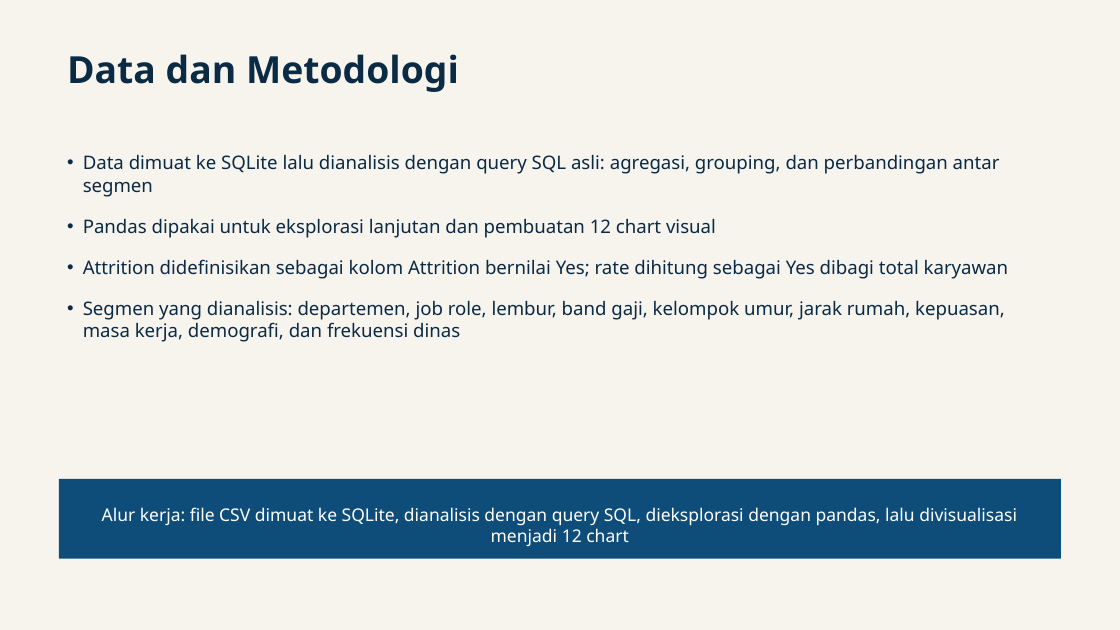
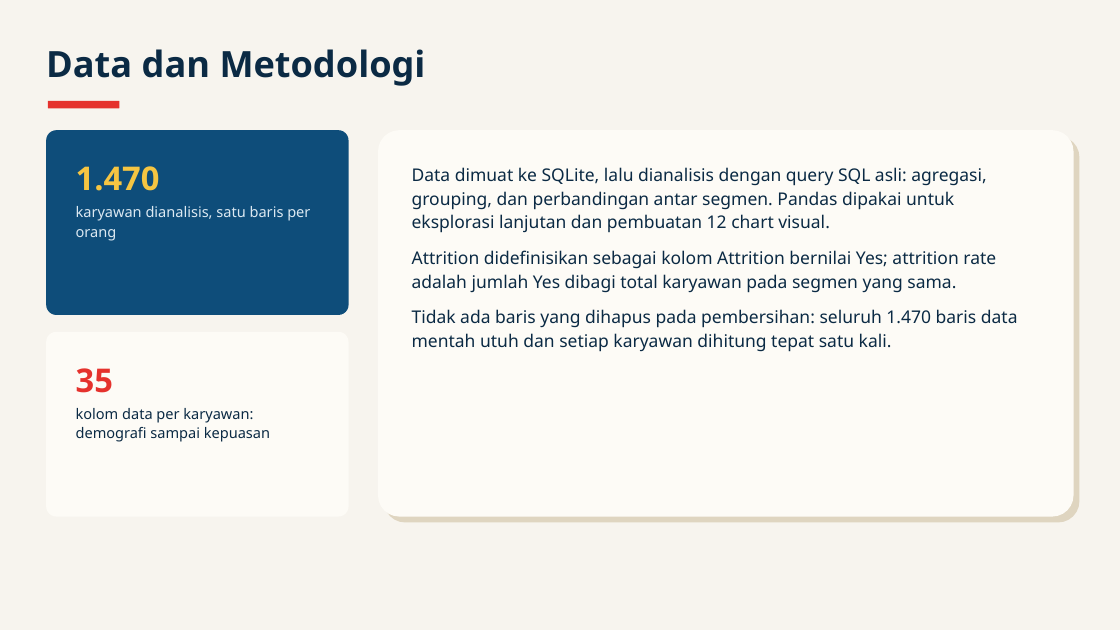
Before and after one commit to baghizash/ibm-hr-attrition-people-analytics, a slide deck: slide 3 of Portofolio-Analisis-HR-Attrition.pptx. Drawn at 1120x630 pixels with LibreOffice and Linux fonts; fonts in the diff are those of the drawing. Boxes give left, top, right and bottom in pixels: in the first picture for what was removed or moved away, otherwise in the second. Text is boxed around its words. In the diff, an @@ line names an element or a change of style, - is before the commit and + after.

```diff
--- a/Portofolio-Analisis-HR-Attrition.pptx
+++ b/Portofolio-Analisis-HR-Attrition.pptx
@@ text "Data dan Metodologi": place and size @@
-text "Data dan Metodologi" at [67, 54, 459, 92]
+text "Data dan Metodologi" at [46, 49, 426, 86]
@@ text "Data dan Metodologi" at [46, 49, 426, 86]: size 32 to 31 pt; line spacing 1 to 1.13; less space between paragraphs @@
@@ rounded rectangle added at [48, 101, 119, 108], fill #E5322D @@
@@ rounded rectangle added at [46, 130, 349, 315], fill #0E4D7A @@
@@ rounded rectangle added at [378, 130, 1074, 517], fill #FDFBF6 @@
@@ rounded rectangle added at [384, 136, 1080, 523], fill #DFD5C0 @@
@@ text added at [76, 166, 310, 241], 12.5 pt, text #DCE9F2 @@
+1.470
+karyawan dianalisis, satu baris per orang
@@ text at [412, 167, 1018, 352]: text changed; size 16 to 15 pt @@
-• Data dimuat ke SQLite lalu dianalisis dengan query SQL asli: agregasi, grouping, dan perbandingan antar segmen
-• Pandas dipakai untuk eksplorasi lanjutan dan pembuatan 12 chart visual
-• Attrition didefinisikan sebagai kolom Attrition bernilai Yes; rate dihitung sebagai Yes dibagi total karyawan
-• Segmen yang dianalisis: departemen, job role, lembur, band gaji, kelompok umur, jarak rumah, kepuasan, masa kerja, demografi, dan frekuensi dinas
+Data dimuat ke SQLite, lalu dianalisis dengan query SQL asli: agregasi, grouping, dan perbandingan antar segmen. Pandas dipakai untuk eksplorasi lanjutan dan pembuatan 12 chart visual.
+Attrition didefinisikan sebagai kolom Attrition bernilai Yes; attrition rate adalah jumlah Yes dibagi total karyawan pada segmen yang sama.
+Tidak ada baris yang dihapus pada pembersihan: seluruh 1.470 baris data mentah utuh dan setiap karyawan dihitung tepat satu kali.
@@ rounded rectangle added at [46, 332, 349, 517], fill #FDFBF6 @@
@@ text added at [76, 368, 270, 442], 12.5 pt, text #0B2A44 @@
+35
+kolom data per karyawan: demografi sampai kepuasan
@@ rectangle removed at [59, 479, 1061, 559] @@
@@ text removed at [102, 507, 1017, 546] @@
-Alur kerja: file CSV dimuat ke SQLite, dianalisis dengan query SQL, dieksplorasi dengan pandas, lalu divisualisasi menjadi 12 chart
```
Also in this commit, not shown: 8 other slides changed, 1 slide added, 1 slide removed.
